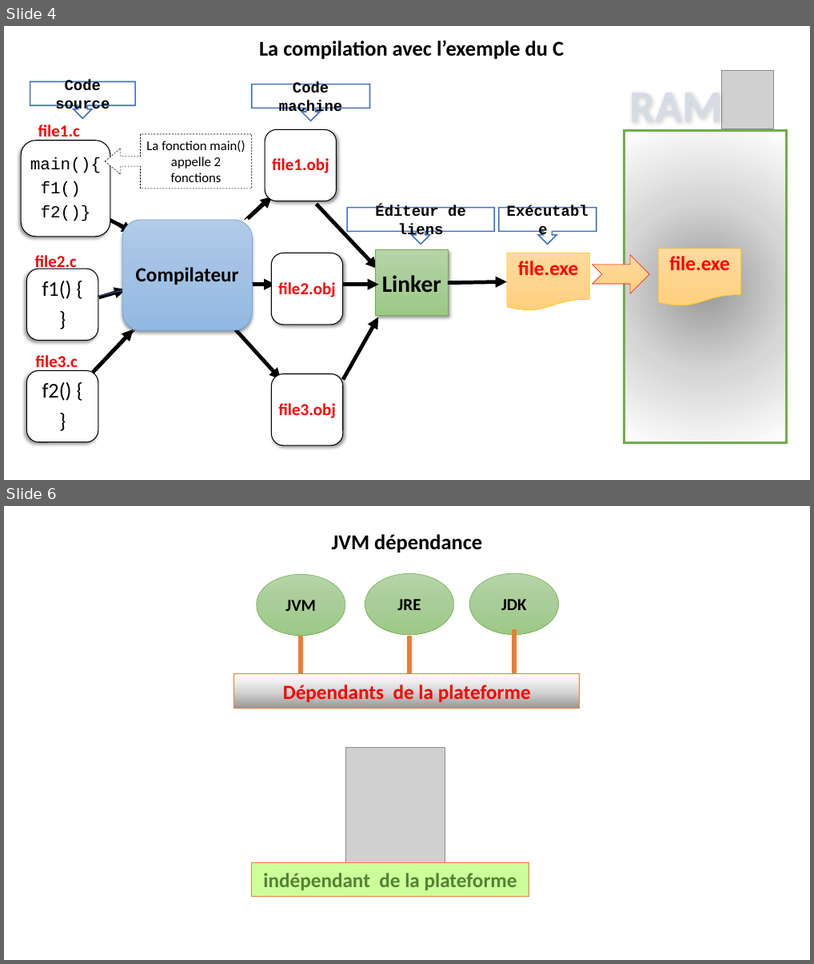
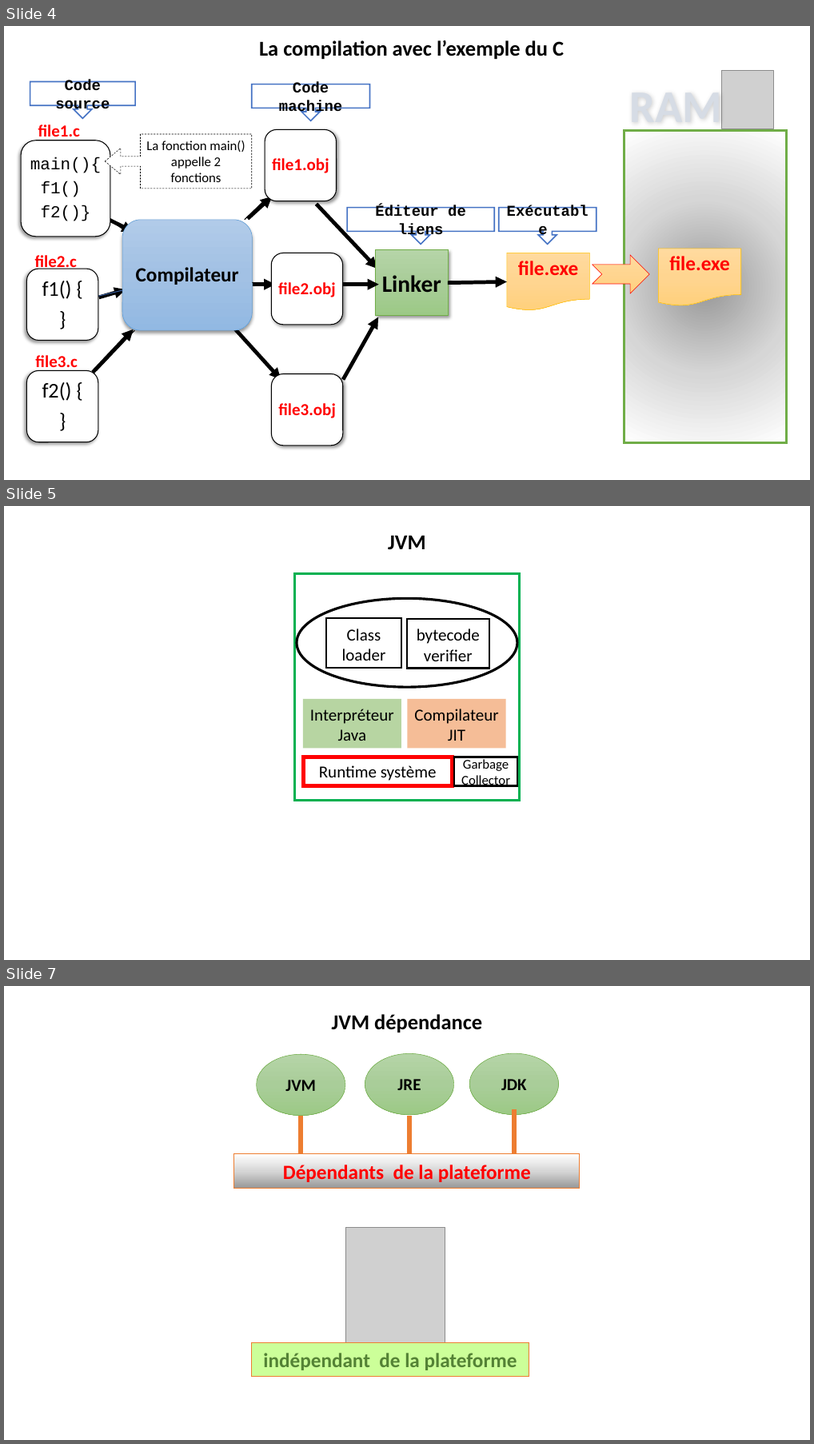
Before and after one commit to Djamelikra/javaSetup, a slide deck: javaInstall/Installer l’environnement de développement java.pptx. Shown one above the other, each under a label of ours: slides 4 and 6 before the commit, slides 4, 5 and 7 after it; the slides between them are not shown. The pictures are 814x964 and 814x1444 pixels, drawn with LibreOffice and Linux fonts; fonts in the diff are those of the drawing; grey boxes stand for pictures. Boxes give left, top, right and bottom in pixels: in the first picture for what was removed or moved away, otherwise in the second. Text is boxed around its words. In the diff, an @@ line names an element or a change of style, - is before the commit and + after.

```diff
--- a/javaInstall/Installer l’environnement de développement java.pptx
+++ b/javaInstall/Installer l’environnement de développement java.pptx
@@ slide 5 added at (4,506,810,960), background #FFFFFF @@
@@ title added at (388,536,426,549), 25.2 pt, text #000000, bold @@
+JVM
@@ group added at (294,574,520,800): 7 rectangles, 1 ellipse @@
+Class loader
+bytecode verifier
+Compilateur JIT
+Runtime système
+Interpréteur Java
+Garbage Collector
@@ what was slide 6 is now slide 7 @@
```
Also in this commit, not shown: 2 slides changed, 2 other files.
